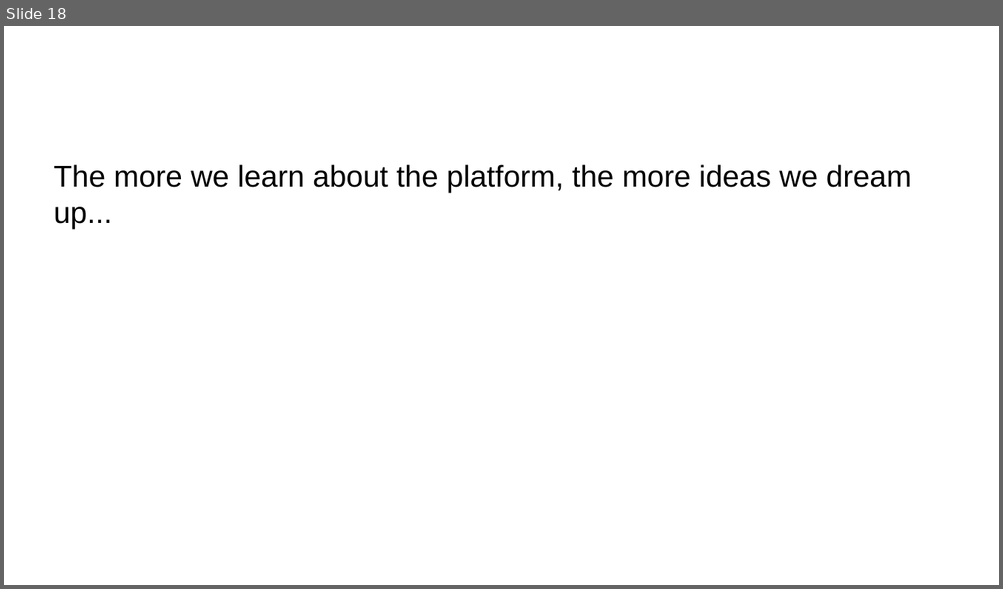
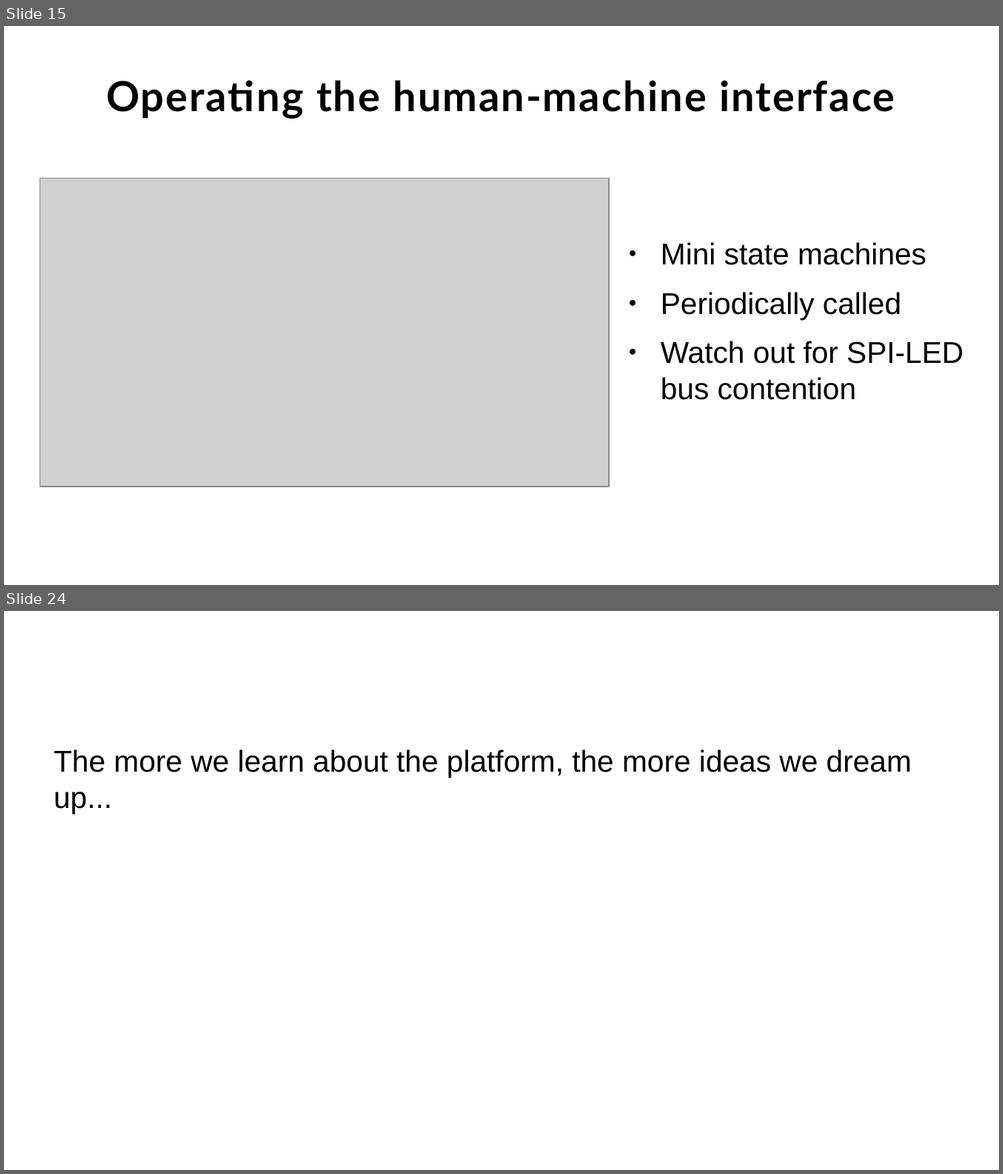
Before and after one commit to Jacquot-SFE/Teensy-synth-platform, a slide deck: presentation/slides/teensy-synthesis.odp. Shown one above the other, each under a label of ours: slide 18 before the commit, slides 15 and 24 after it; the slides between them are not shown. The pictures are 1003x589 and 1003x1174 pixels, drawn with LibreOffice and Linux fonts; fonts in the diff are those of the drawing; grey boxes stand for pictures; background and template pictures are left out. Boxes give left, top, right and bottom in pixels: in the first picture for what was removed or moved away, otherwise in the second. Text is boxed around its words. In the diff, an @@ line names an element or a change of style, - is before the commit and + after.

```diff
--- a/presentation/slides/teensy-synthesis.odp
+++ b/presentation/slides/teensy-synthesis.odp
@@ slide 15 added at bbox=[4, 26, 999, 585], background picture (left out) @@
@@ title added at bbox=[106, 80, 894, 118], 33 pt, text #000000, bold @@
+Operating the human-machine interface
@@ picture added at bbox=[40, 178, 609, 486] @@
@@ text added at bbox=[660, 242, 963, 400], 24 pt, text #000000 @@
+● Mini state machines
+● Periodically called
+● Watch out for SPI-LED bus contention
@@ what was slide 18 is now slide 24 @@
```
Also in this commit, not shown: 28 slides changed, 5 other slides added.
